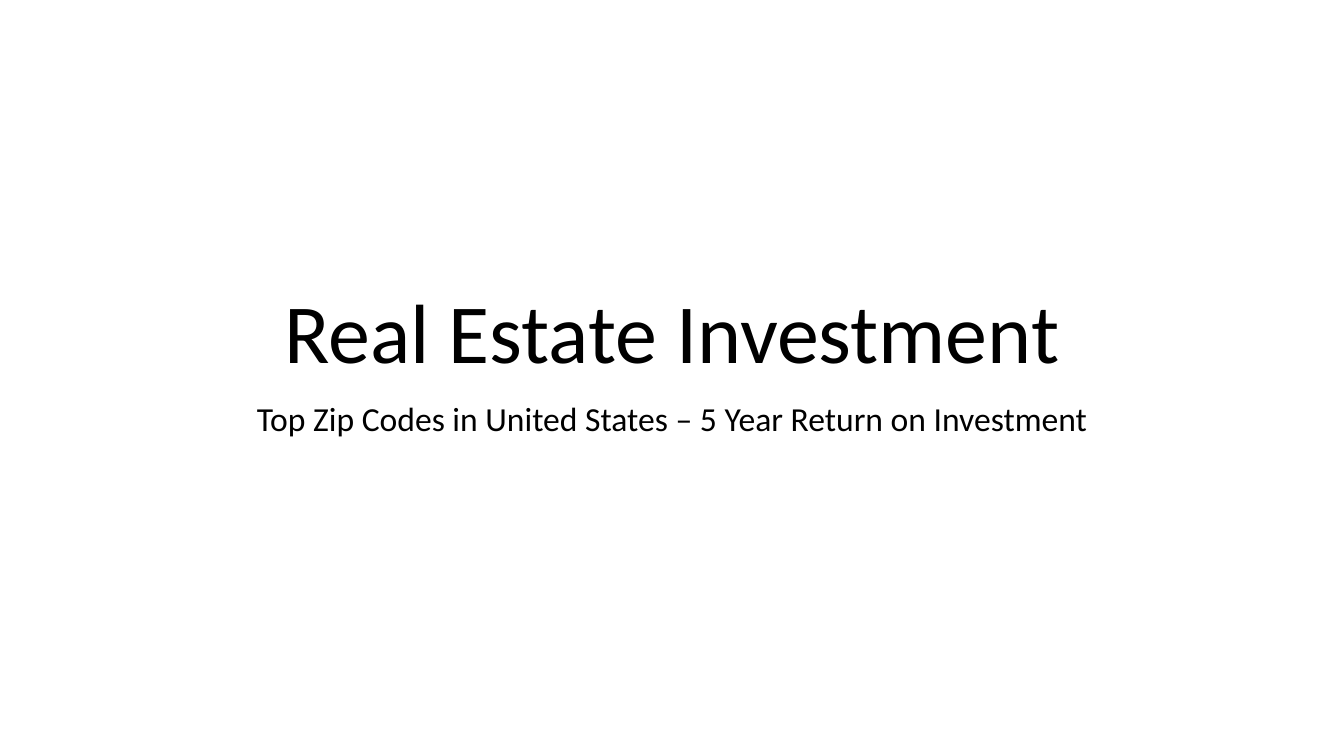
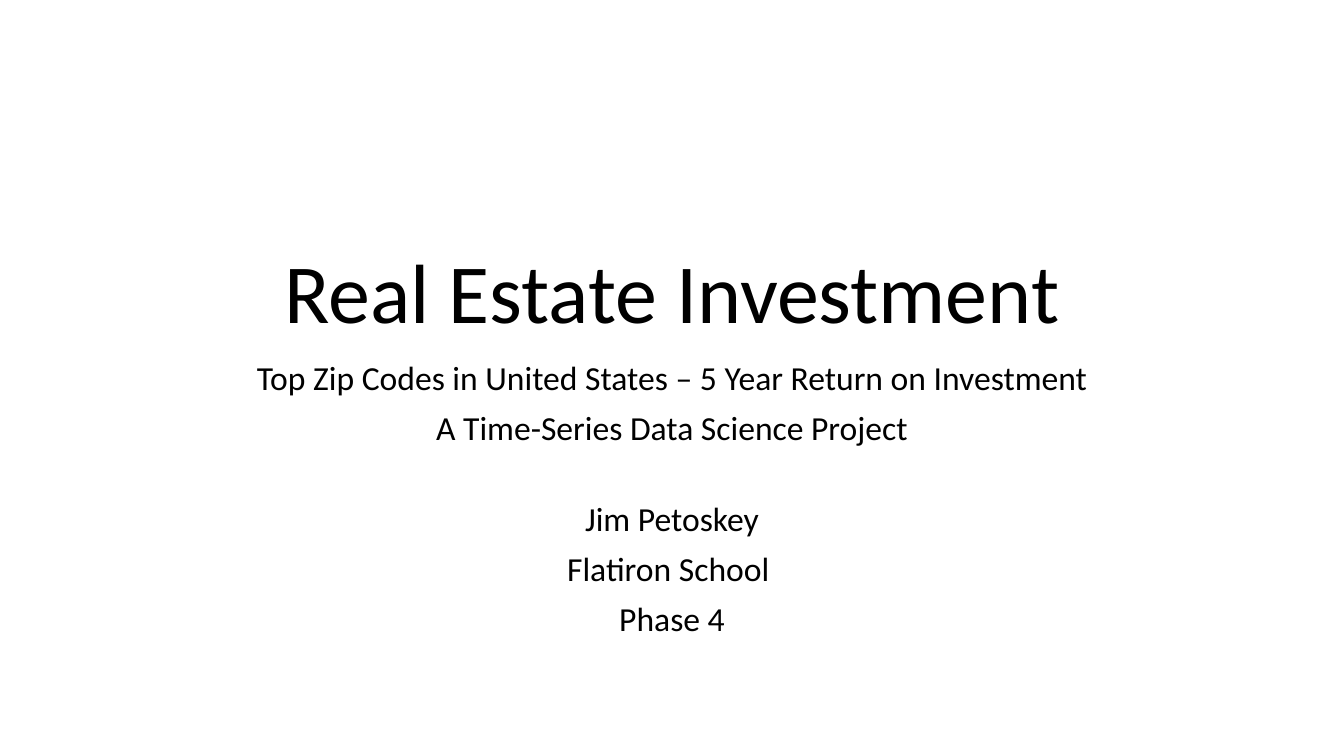
Before and after one commit to jpetoskey/Zillow_Time_Series, a slide deck: slide 1 of Real Estate Investment - Top Zip Codespptx.pptx. Drawn at 1344x756 pixels with LibreOffice and Linux fonts; fonts in the diff are those of the drawing. Boxes give left, top, right and bottom in pixels: in the first picture for what was removed or moved away, otherwise in the second. Text is boxed around its words. In the diff, an @@ line names an element or a change of style, - is before the commit and + after.

```diff
--- a/Real Estate Investment - Top Zip Codespptx.pptx
+++ b/Real Estate Investment - Top Zip Codespptx.pptx
@@ title "Real Estate Investment" moved from (x1=284, y1=304, x2=1059, y2=364) to (x1=284, y1=264, x2=1059, y2=324) @@
@@ subtitle "Top Zip Codes in United ..." moved from (x1=257, y1=407, x2=1087, y2=437) to (x1=257, y1=366, x2=1087, y2=446) @@
@@ subtitle at (x1=436, y1=417, x2=907, y2=446): paragraph added @@
+A Time-Series Data Science Project
@@ text added at (x1=567, y1=507, x2=769, y2=632), 24 pt, text #000000 @@
+Jim Petoskey
+Flatiron School
+Phase 4
```
Also in this commit, not shown: 4 other slides changed, 7 slides added, 5 slides removed, 2 other files.
